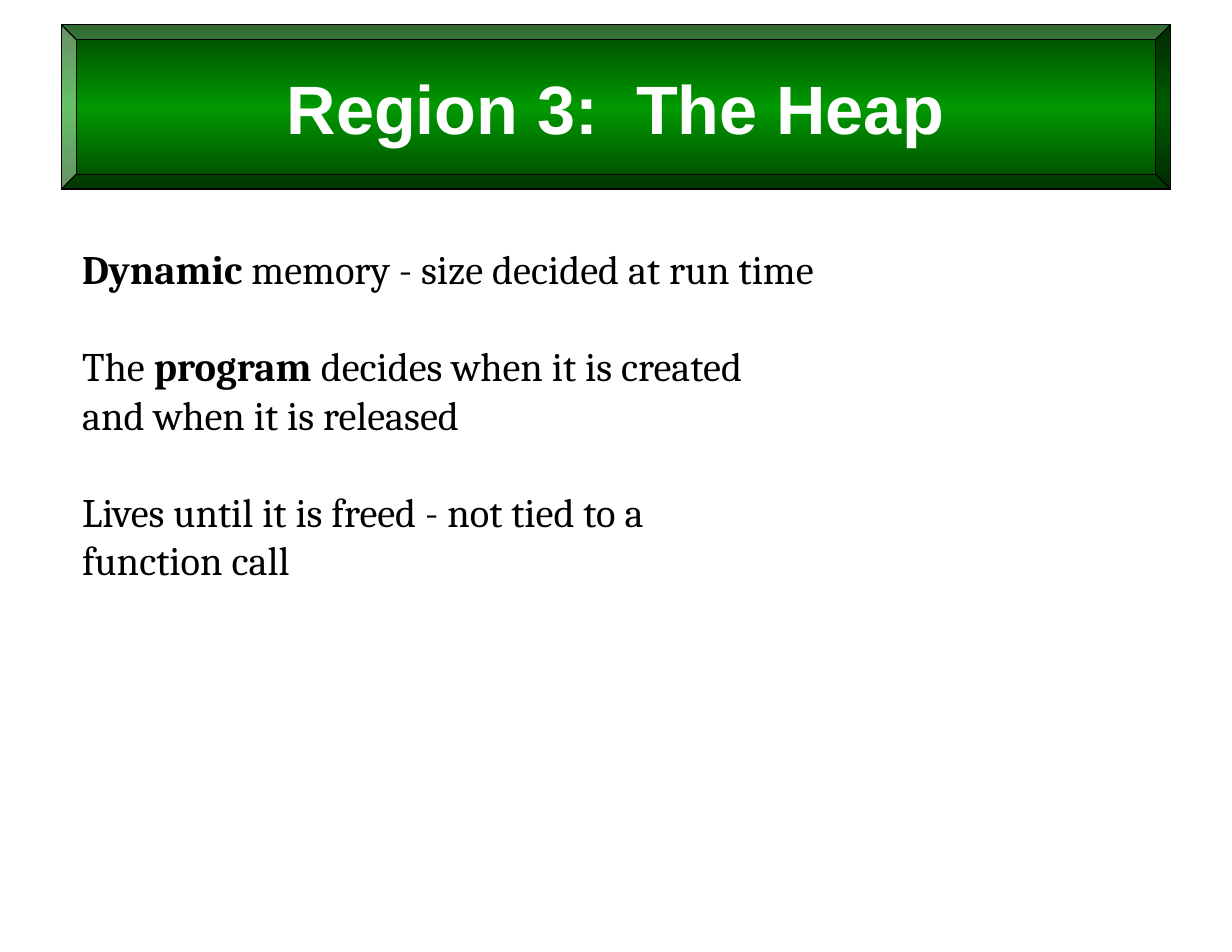
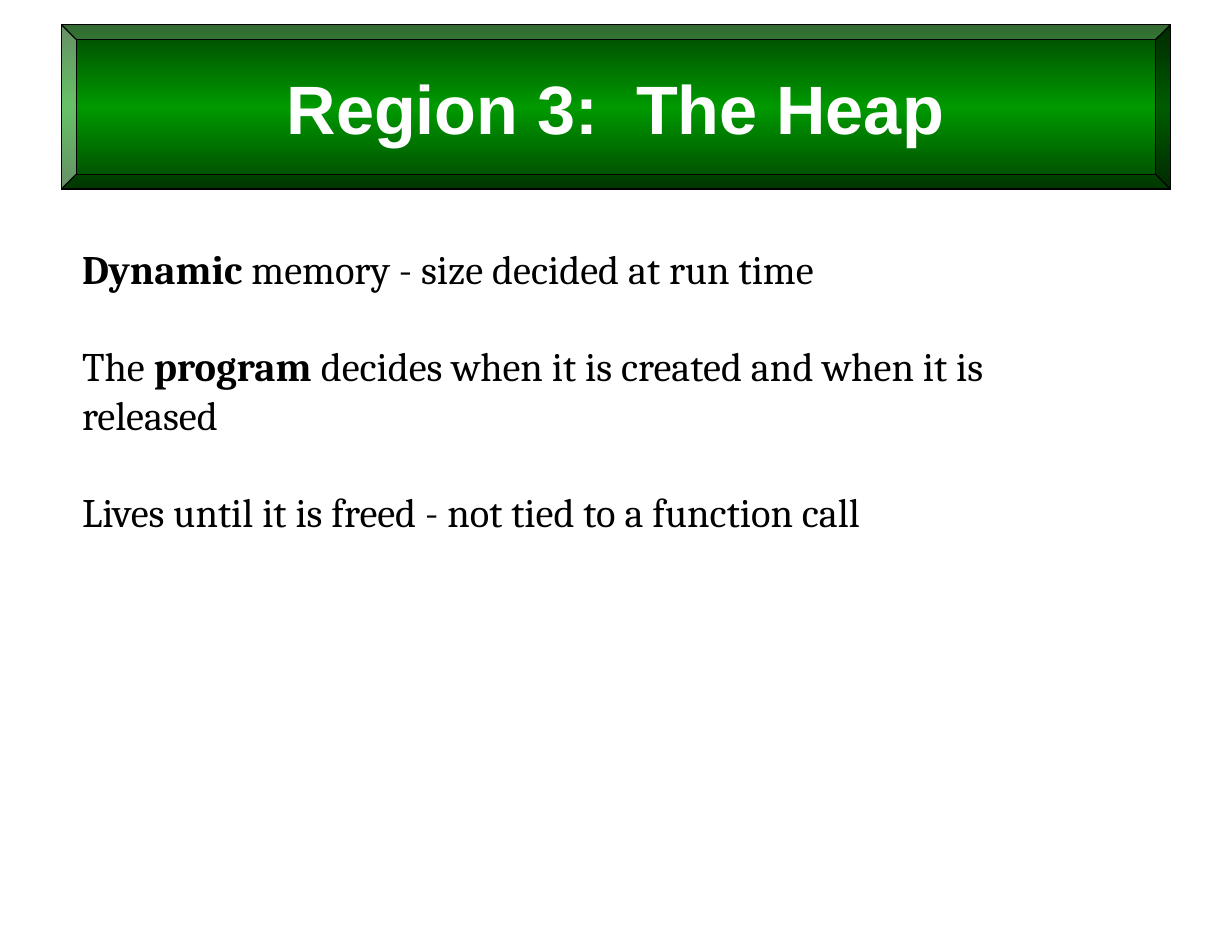
Before and after one commit to billswartz7/IntroToProgramming, a slide deck: slide 24 of Slides/L10_Scope-and-Persistence.pptx (slide 20 before the commit). Drawn at 1232x952 pixels with LibreOffice and Linux fonts; fonts in the diff are those of the drawing. Boxes give left, top, right and bottom in pixels: in the first picture for what was removed or moved away, otherwise in the second. Text is boxed around its words. In the diff, an @@ line names an element or a change of style, - is before the commit and + after.

```diff
--- a/Slides/L10_Scope-and-Persistence.pptx
+++ b/Slides/L10_Scope-and-Persistence.pptx
@@ text at (82, 353, 983, 528): text changed @@
-The program decides when it is created
-and when it is released
-Lives until it is freed - not tied to a
-function call
+The program decides when it is created and when it is released
+Lives until it is freed - not tied to a function call
```
Also in this commit, not shown: 44 other slides changed, 6 slides added, 13 other files.
